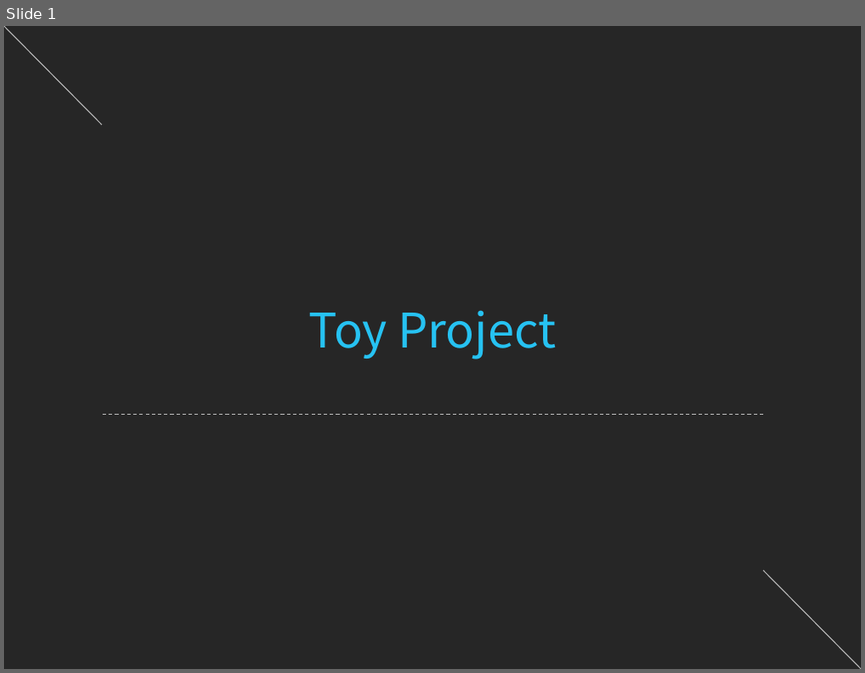
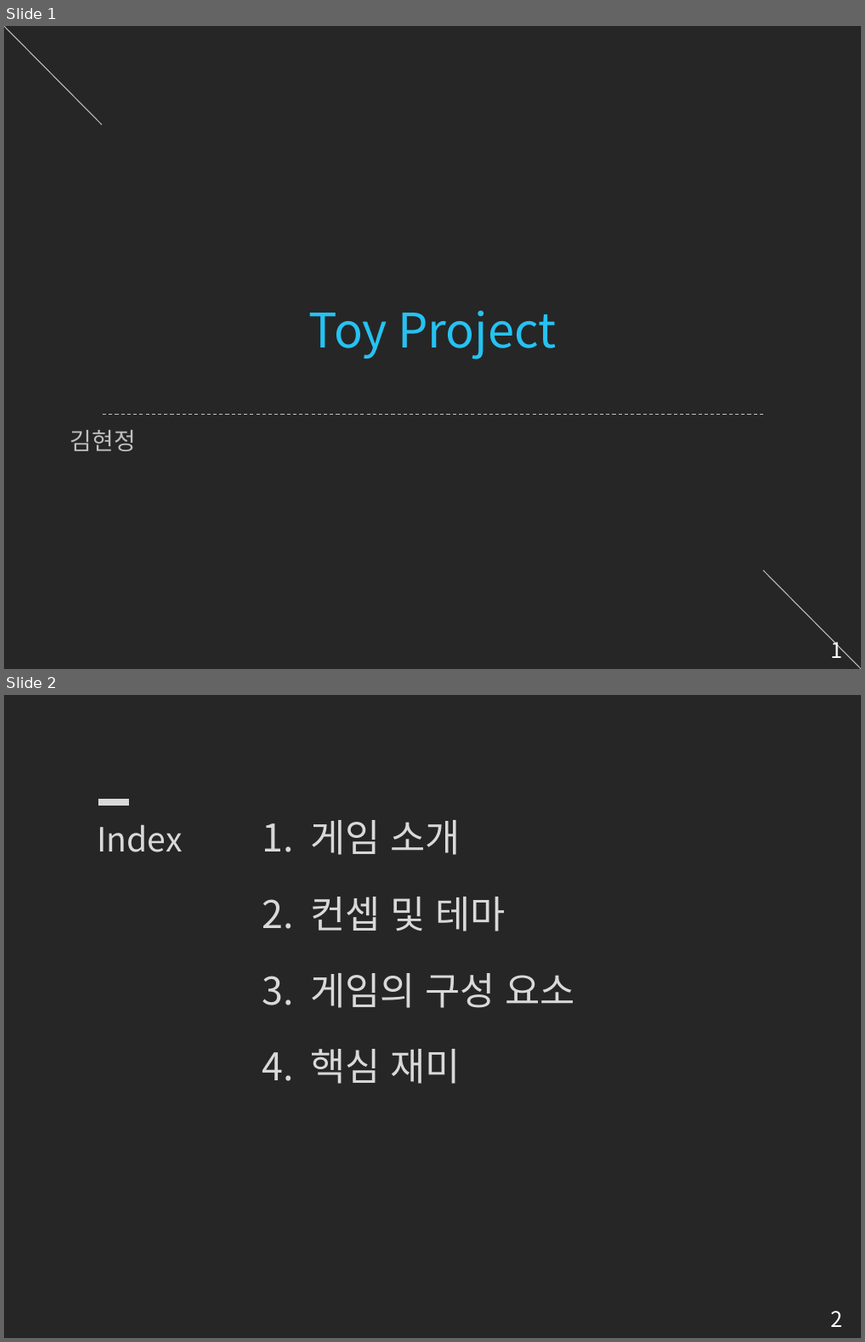
Before and after one commit to starlight97/Subingo, a slide deck: GDD/컨셉/컨셉.pptx. Shown one above the other, each under a label of ours: slide 1 before the commit, slides 1 and 2 after it. The pictures are 865x673 and 865x1342 pixels, drawn with LibreOffice and Linux fonts; fonts in the diff are those of the drawing. Boxes give left, top, right and bottom in pixels: in the first picture for what was removed or moved away, otherwise in the second. Text is boxed around its words. In the diff, an @@ line names an element or a change of style, - is before the commit and + after.

```diff
--- a/GDD/컨셉/컨셉.pptx
+++ b/GDD/컨셉/컨셉.pptx
@@ slide 2 added at (x1=4, y1=695, x2=861, y2=1338), background #262626; not listed: 1 template element that a slide beside it also shows @@
@@ line added from (98, 802) to (129, 802), #D9D9D9 6 pt @@
@@ text added at (x1=310, y1=820, x2=575, y2=1083), 32 pt, text #D9D9D9 @@
+1. 게임 소개
+2. 컨셉 및 테마
+3. 게임의 구성 요소
+4. 핵심 재미
@@ text added at (x1=97, y1=825, x2=182, y2=852), 28 pt, text #D9D9D9 @@
+Index
@@ slide 1 changed as well @@
@@ text added at (x1=70, y1=430, x2=136, y2=451), 20 pt, text #BFBFBF @@
+김현정
@@ page number added at (x1=830, y1=637, x2=842, y2=658), 18 pt, text #FFFFFF @@
+1
```
Also in this commit, not shown: 1 other slide changed, 6 other slides added, 3 slides removed, 1 other file.
